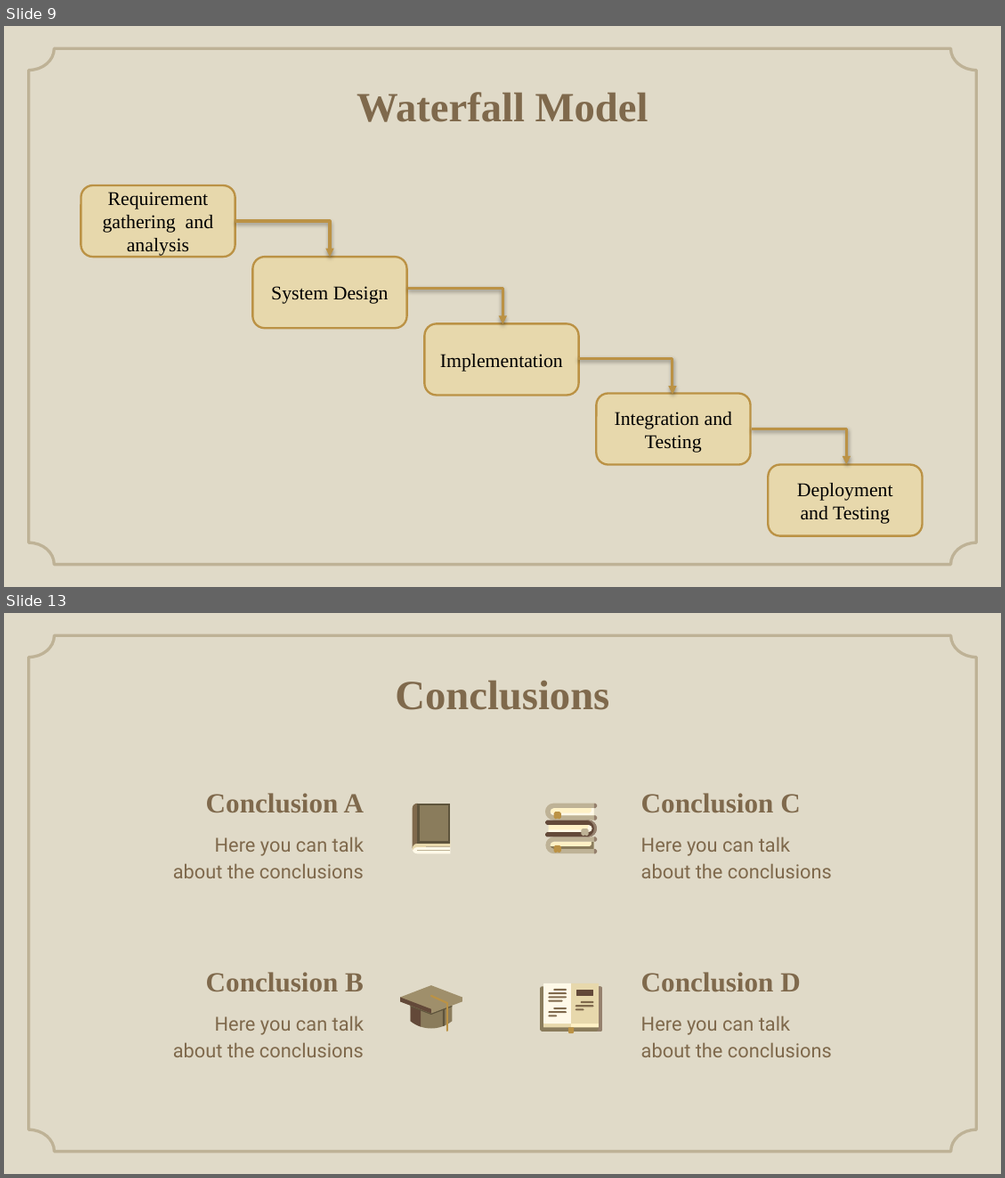
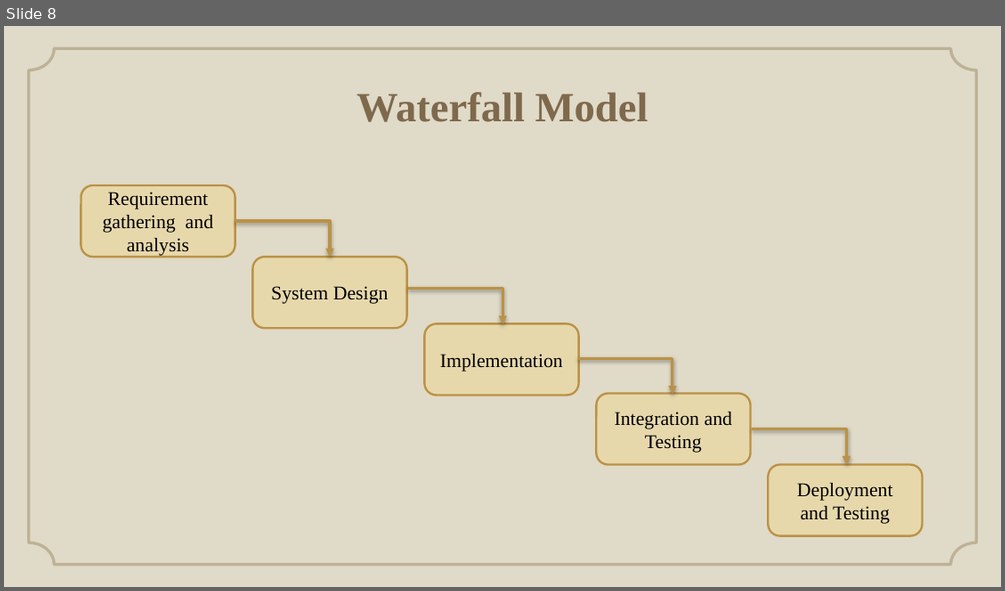
Before and after one commit to Andipstha/theFusion-Project-I, a slide deck: Documentation/LBMS_Presentation_2.pptx. Shown one above the other, each under a label of ours: slides 9 and 13 before the commit, slide 8 after it; the slides between them are not shown. The pictures are 1005x1178 and 1005x591 pixels, drawn with LibreOffice and Linux fonts; fonts in the diff are those of the drawing; background and template pictures are left out. Boxes give left, top, right and bottom in pixels: in the first picture for what was removed or moved away, otherwise in the second. Text is boxed around its words. In the diff, an @@ line names an element or a change of style, - is before the commit and + after.

```diff
--- a/Documentation/LBMS_Presentation_2.pptx
+++ b/Documentation/LBMS_Presentation_2.pptx
@@ slide 13 removed at (x1=4, y1=613, x2=1001, y2=1174), background #E0DAC8 @@
@@ freeform shape removed at (x1=29, y1=636, x2=976, y2=1151) @@
@@ title removed at (x1=395, y1=680, x2=609, y2=710) @@
-Conclusions
@@ title removed at (x1=206, y1=793, x2=364, y2=813) @@
-Conclusion A
@@ title removed at (x1=641, y1=793, x2=800, y2=813) @@
-Conclusion C
@@ group removed at (x1=412, y1=803, x2=451, y2=853): 7 freeform shapes @@
@@ subtitle removed at (x1=173, y1=836, x2=364, y2=878) @@
-Here you can talk about the conclusions
@@ group removed at (x1=545, y1=803, x2=597, y2=854): 17 freeform shapes @@
@@ subtitle removed at (x1=641, y1=836, x2=832, y2=878) @@
-Here you can talk about the conclusions
@@ title removed at (x1=206, y1=972, x2=364, y2=992) @@
-Conclusion B
@@ title removed at (x1=641, y1=972, x2=800, y2=992) @@
-Conclusion D
@@ group removed at (x1=400, y1=985, x2=461, y2=1031): 7 freeform shapes @@
@@ group removed at (x1=541, y1=983, x2=602, y2=1034): 18 freeform shapes @@
@@ subtitle removed at (x1=173, y1=1015, x2=364, y2=1057) @@
-Here you can talk about the conclusions
@@ subtitle removed at (x1=641, y1=1015, x2=832, y2=1057) @@
-Here you can talk about the conclusions
@@ what was slide 9 is now slide 8 @@
```
Also in this commit, not shown: 6 slides changed, 2 other slides removed, 36 other files.
